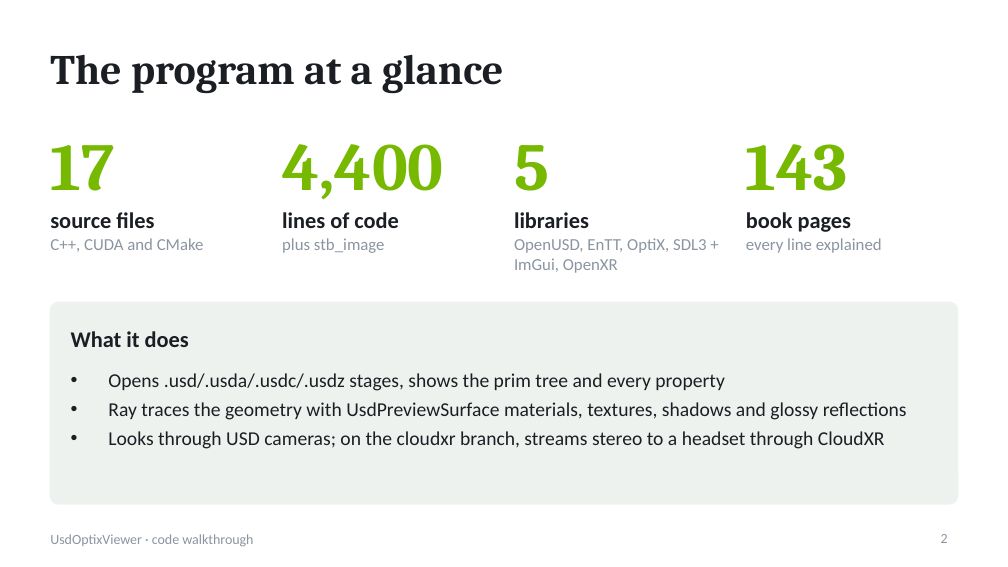
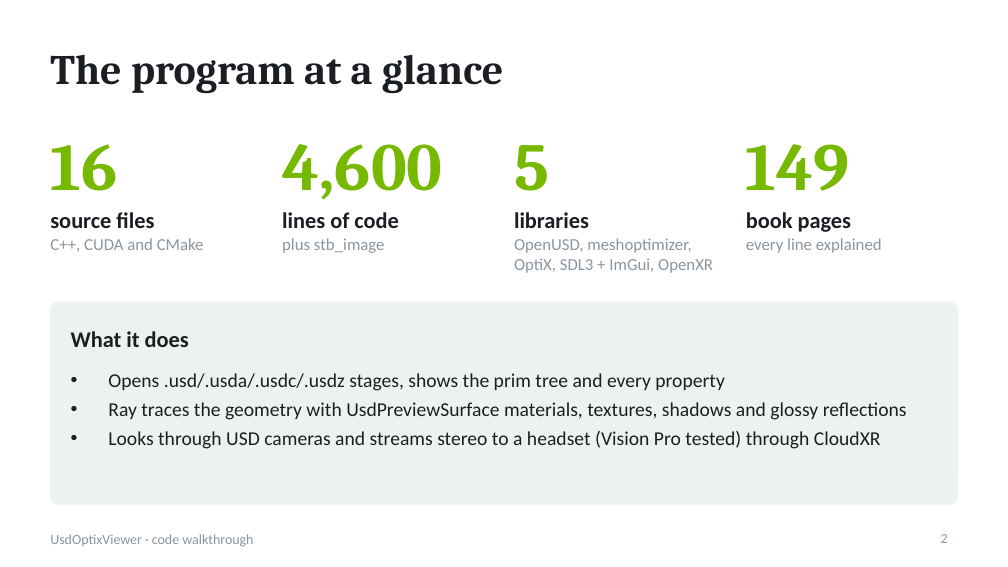
Before and after one commit to pablo-figueroa-uniandes/VizTools, a slide deck: slide 2 of Docs/UsdOptixViewer-code.pptx. Drawn at 1008x567 pixels with LibreOffice and Linux fonts; fonts in the diff are those of the drawing. Boxes give left, top, right and bottom in pixels: in the first picture for what was removed or moved away, otherwise in the second. Text is boxed around its words. In the diff, an @@ line names an element or a change of style, - is before the commit and + after.

```diff
--- a/Docs/UsdOptixViewer-code.pptx
+++ b/Docs/UsdOptixViewer-code.pptx
@@ text at (50,144,117,191): text changed @@
-17
+16
@@ text at (282,144,443,200): text changed @@
-4,400
+4,600
@@ text at (746,144,850,191): text changed @@
-143
+149
@@ text at (514,238,713,273): text changed @@
-OpenUSD, EnTT, OptiX, SDL3 + ImGui, OpenXR
+OpenUSD, meshoptimizer, OptiX, SDL3 + ImGui, OpenXR
@@ text at (108,431,881,449): text changed @@
-• Looks through USD cameras; on the cloudxr branch, streams stereo to a headset through CloudXR
+• Looks through USD cameras and streams stereo to a headset (Vision Pro tested) through CloudXR
```
Also in this commit, not shown: 10 other slides changed, 1 slide added, 2 other files.
